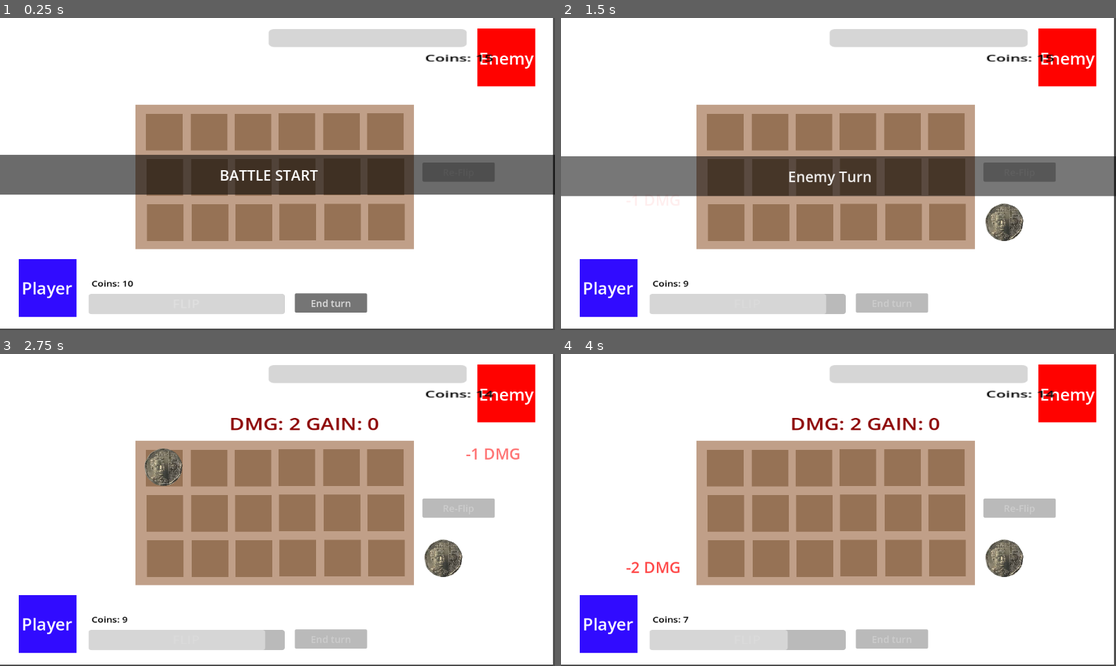
Above: before the commit, frames 1-4 (two rows, left to right).
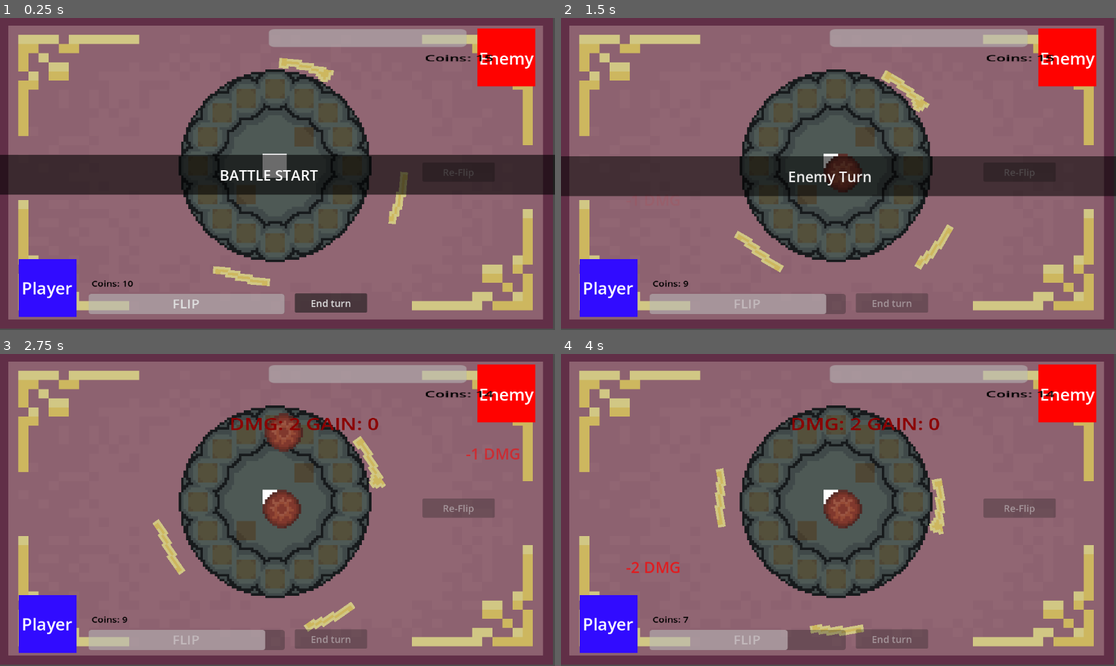
Above: after the commit, the same moments.

Repository: WebsterMiguelle/Arcoinium
Game: Godot game, scene res://Scene/main.tscn
Two runs of this game, one before a commit and one after it. Both use one fixed random seed, a clock stepped at 60 frames per second and the inputs below.
Inputs:
- Up to frame 1 (0.25 s): no input
- Up to frame 2 (1.5 s): click "FLIP" at 0.5 s; click "End turn" at 1.25 s
- Up to frame 3 (2.75 s): no input
- Up to frame 4 (4 s): no input

The runs differ from the first frame. In frame 1, 93% of the frame differs, in the area x 0-100%, y 0-100%; in frame 2, 94%; in frame 3, 95%; in frame 4, 95%.

Commit message:
added coin_deck and bronze coin variants
Realignment of coins, highly needed

Diff:
--- a/Scene/Coin Deck.tscn
+++ b/Scene/Coin Deck.tscn
@@ -1,151 +1,173 @@
 [gd_scene format=3 uid="uid://cjumn24wf84ma"]
 
 [ext_resource type="Script" uid="uid://oxp47e0yu1fa" path="res://Scene/coin_deck.gd" id="1_3w86l"]
+[ext_resource type="Texture2D" uid="uid://cna4umj0n4yt" path="res://Assets/Blocking coin deck1.png" id="2_oxihs"]
+[ext_resource type="Script" uid="uid://b7ncfdyhrt2rv" path="res://Scene/Texture_Rotation.gd" id="3_arh45"]
+[ext_resource type="Texture2D" uid="uid://ckfbltle48nyl" path="res://Assets/coincountindicator4.png" id="4_arh45"]
 
 [node name="CoinDeck" type="Node2D" unique_id=955153148]
 script = ExtResource("1_3w86l")
 
-[node name="Deck" type="ColorRect" parent="." unique_id=1507739441]
-offset_left = -289.0
-offset_top = -127.0
-offset_right = 289.0
-offset_bottom = 173.0
-color = Color(0.46666667, 0.19215687, 0, 0.46666667)
+[node name="Deck" type="TextureRect" parent="." unique_id=258019195]
+anchors_preset = 8
+anchor_left = 0.5
+anchor_top = 0.5
+anchor_right = 0.5
+anchor_bottom = 0.5
+offset_left = -199.00003
+offset_top = -200.00003
+offset_right = -119.00003
+offset_bottom = -120.00003
+grow_horizontal = 2
+grow_vertical = 2
+scale = Vector2(5, 5)
+texture = ExtResource("2_oxihs")
 
 [node name="Row 1" type="Node2D" parent="Deck" unique_id=262539302]
 
 [node name="1" type="ColorRect" parent="Deck/Row 1" unique_id=1352874866]
-offset_left = 22.0
-offset_top = 19.0
-offset_right = 98.0
-offset_bottom = 95.0
+offset_left = 36.400005
+offset_top = 3.8000062
+offset_right = 44.400005
+offset_bottom = 11.800006
 color = Color(0.31764707, 0.16078432, 0, 0.3764706)
 
 [node name="2" type="ColorRect" parent="Deck/Row 1" unique_id=1575373938]
-offset_left = 115.0
-offset_top = 19.0
-offset_right = 191.0
-offset_bottom = 95.0
+offset_left = 48.0
+offset_top = 8.0
+offset_right = 56.0
+offset_bottom = 16.0
 color = Color(0.31764707, 0.16078432, 0, 0.3764706)
 
 [node name="3" type="ColorRect" parent="Deck/Row 1" unique_id=108555166]
-offset_left = 206.0
-offset_top = 19.0
-offset_right = 282.0
-offset_bottom = 95.0
+offset_left = 36.0
+offset_top = 68.0
+offset_right = 44.0
+offset_bottom = 76.0
 color = Color(0.31764707, 0.16078432, 0, 0.3764706)
 
 [node name="4" type="ColorRect" parent="Deck/Row 1" unique_id=2034372317]
-offset_left = 297.0
-offset_top = 18.0
-offset_right = 373.0
-offset_bottom = 94.0
+offset_left = 24.0
+offset_top = 64.0
+offset_right = 32.0
+offset_bottom = 72.0
 color = Color(0.31764707, 0.16078432, 0, 0.3764706)
 
 [node name="5" type="ColorRect" parent="Deck/Row 1" unique_id=1633818957]
-offset_left = 390.0
-offset_top = 18.0
-offset_right = 466.0
-offset_bottom = 94.0
+offset_left = 68.0
+offset_top = 36.0
+offset_right = 76.0
+offset_bottom = 44.0
 color = Color(0.31764707, 0.16078432, 0, 0.3764706)
 
 [node name="6" type="ColorRect" parent="Deck/Row 1" unique_id=252150300]
-offset_left = 481.0
-offset_top = 18.0
-offset_right = 557.0
-offset_bottom = 94.0
+offset_left = 64.0
+offset_top = 48.0
+offset_right = 72.0
+offset_bottom = 56.0
 color = Color(0.31764707, 0.16078432, 0, 0.3764706)
 
 [node name="Row 2" type="Node2D" parent="Deck" unique_id=2080428165]
 
 [node name="7" type="ColorRect" parent="Deck/Row 2" unique_id=1629982485]
-offset_left = 23.0
-offset_top = 113.0
-offset_right = 99.0
-offset_bottom = 189.0
+offset_left = 4.0
+offset_top = 36.0
+offset_right = 12.0
+offset_bottom = 44.0
 color = Color(0.31764707, 0.16078432, 0, 0.3764706)
 
 [node name="8" type="ColorRect" parent="Deck/Row 2" unique_id=1673070020]
-offset_left = 116.0
-offset_top = 113.0
-offset_right = 192.0
-offset_bottom = 189.0
+offset_left = 8.0
+offset_top = 24.0
+offset_right = 16.0
+offset_bottom = 32.0
 color = Color(0.31764707, 0.16078432, 0, 0.3764706)
 
 [node name="9" type="ColorRect" parent="Deck/Row 2" unique_id=488802419]
-offset_left = 207.0
-offset_top = 113.0
-offset_right = 283.0
-offset_bottom = 189.0
+offset_left = 58.0
+offset_top = 14.0
+offset_right = 66.0
+offset_bottom = 22.0
 color = Color(0.31764707, 0.16078432, 0, 0.3764706)
 
 [node name="10" type="ColorRect" parent="Deck/Row 2" unique_id=355124109]
-offset_left = 298.0
-offset_top = 112.0
-offset_right = 374.0
-offset_bottom = 188.0
+offset_left = 64.0
+offset_top = 24.0
+offset_right = 72.0
+offset_bottom = 32.0
 color = Color(0.31764707, 0.16078432, 0, 0.3764706)
 
 [node name="11" type="ColorRect" parent="Deck/Row 2" unique_id=827670685]
-offset_left = 391.0
-offset_top = 112.0
-offset_right = 467.0
-offset_bottom = 188.0
+offset_left = 14.0
+offset_top = 58.0
+offset_right = 22.0
+offset_bottom = 66.0
 color = Color(0.31764707, 0.16078432, 0, 0.3764706)
 
 [node name="12" type="ColorRect" parent="Deck/Row 2" unique_id=2040889469]
-offset_left = 482.0
-offset_top = 112.0
-offset_right = 558.0
-offset_bottom = 188.0
+offset_left = 8.0
+offset_top = 48.0
+offset_right = 16.0
+offset_bottom = 56.0
 color = Color(0.31764707, 0.16078432, 0, 0.3764706)
 
 [node name="Row 3" type="Node2D" parent="Deck" unique_id=548289232]
 
 [node name="13" type="ColorRect" parent="Deck/Row 3" unique_id=1143932550]
-offset_left = 24.0
-offset_top = 207.0
-offset_right = 100.0
-offset_bottom = 283.0
+offset_left = 58.0
+offset_top = 58.0
+offset_right = 66.0
+offset_bottom = 66.0
 color = Color(0.31764707, 0.16078432, 0, 0.3764706)
 
 [node name="14" type="ColorRect" parent="Deck/Row 3" unique_id=144990765]
-offset_left = 117.0
-offset_top = 207.0
-offset_right = 193.0
-offset_bottom = 283.0
+offset_left = 48.0
+offset_top = 64.0
+offset_right = 56.0
+offset_bottom = 72.0
 color = Color(0.31764707, 0.16078432, 0, 0.3764706)
 
 [node name="15" type="ColorRect" parent="Deck/Row 3" unique_id=312138748]
-offset_left = 208.0
-offset_top = 207.0
-offset_right = 284.0
-offset_bottom = 283.0
+offset_left = 14.0
+offset_top = 14.0
+offset_right = 22.0
+offset_bottom = 22.0
 color = Color(0.31764707, 0.16078432, 0, 0.3764706)
 
 [node name="16" type="ColorRect" parent="Deck/Row 3" unique_id=36128810]
-offset_left = 299.0
-offset_top = 206.0
-offset_right = 375.0
-offset_bottom = 282.0
+offset_left = 24.0
+offset_top = 8.0
+offset_right = 32.0
+offset_bottom = 16.0
 color = Color(0.31764707, 0.16078432, 0, 0.3764706)
 
 [node name="17" type="ColorRect" parent="Deck/Row 3" unique_id=1555958709]
-offset_left = 392.0
-offset_top = 206.0
-offset_right = 468.0
-offset_bottom = 282.0
+offset_left = 24.0
+offset_top = 48.0
+offset_right = 32.0
+offset_bottom = 56.0
 color = Color(0.31764707, 0.16078432, 0, 0.3764706)
 
 [node name="18" type="ColorRect" parent="Deck/Row 3" unique_id=1511609577]
-offset_left = 483.0
-offset_top = 206.0
-offset_right = 559.0
-offset_bottom = 282.0
+offset_left = 48.0
+offset_top = 24.0
+offset_right = 56.0
+offset_bottom = 32.0
 color = Color(0.31764707, 0.16078432, 0, 0.3764706)
 
+[node name="Rotator" type="Node2D" parent="Deck" unique_id=112166558]
+position = Vector2(40, 40)
+script = ExtResource("3_arh45")
+
+[node name="Rotating_wheel" type="TextureRect" parent="Deck/Rotator" unique_id=1826816251]
+offset_left = -75.0
+offset_top = -75.0
+offset_right = 75.0
+offset_bottom = 75.0
+texture = ExtResource("4_arh45")
+
 [node name="CoinReserve" type="ColorRect" parent="." unique_id=264404005]
-offset_left = 310.0
-offset_top = 78.0
-offset_right = 387.0
-offset_bottom = 154.0
+offset_left = -25.0
+offset_top = -25.0
+offset_right = 25.0
+offset_bottom = 25.0
--- a/Scene/Coin.tscn
+++ b/Scene/Coin.tscn
@@ -1,13 +1,13 @@
 [gd_scene format=3 uid="uid://ddet242jm5v23"]
 
 [ext_resource type="Script" uid="uid://ctvgpe532fo2k" path="res://Scene/coin.gd" id="1_jea4o"]
-[ext_resource type="Texture2D" uid="uid://cl4b1uckq3lan" path="res://Assets/temp_coin.png" id="1_y73c7"]
+[ext_resource type="Texture2D" uid="uid://b26gbj0tgcnn" path="res://Assets/16bitcoins.png" id="2_jea4o"]
 [ext_resource type="Texture2D" uid="uid://vpn1ujp2hwiv" path="res://Assets/temp_gold_coin.png" id="3_hncfd"]
 [ext_resource type="Texture2D" uid="uid://cw7n1iex1t2b1" path="res://Assets/temp_silver_coin.png" id="4_36o68"]
 
-[sub_resource type="AtlasTexture" id="AtlasTexture_jea4o"]
-atlas = ExtResource("1_y73c7")
-region = Rect2(0, 0, 159, 158)
+[sub_resource type="AtlasTexture" id="AtlasTexture_hncfd"]
+atlas = ExtResource("2_jea4o")
+region = Rect2(0, 0, 16, 16)
 
 [sub_resource type="AtlasTexture" id="AtlasTexture_yekfk"]
 atlas = ExtResource("3_hncfd")
@@ -17,9 +17,9 @@
 atlas = ExtResource("4_36o68")
 region = Rect2(0, 0, 159, 159)
 
-[sub_resource type="AtlasTexture" id="AtlasTexture_byqvs"]
-atlas = ExtResource("1_y73c7")
-region = Rect2(159, 0, 159, 158)
+[sub_resource type="AtlasTexture" id="AtlasTexture_36o68"]
+atlas = ExtResource("2_jea4o")
+region = Rect2(16, 0, 16, 16)
 
 [sub_resource type="AtlasTexture" id="AtlasTexture_1owa6"]
 atlas = ExtResource("3_hncfd")
@@ -33,7 +33,7 @@
 animations = [{
 "frames": [{
 "duration": 1.0,
-"texture": SubResource("AtlasTexture_jea4o")
+"texture": SubResource("AtlasTexture_hncfd")
 }],
 "loop": true,
 "name": &"head",
@@ -57,7 +57,7 @@
 }, {
 "frames": [{
 "duration": 1.0,
-"texture": SubResource("AtlasTexture_byqvs")
+"texture": SubResource("AtlasTexture_36o68")
 }],
 "loop": true,
 "name": &"tail",
@@ -85,7 +85,7 @@
 
 [node name="AnimatedSprite2D" type="AnimatedSprite2D" parent="." unique_id=1217145718]
 texture_filter = 1
-position = Vector2(40, 39)
-scale = Vector2(0.5, 0.5)
+position = Vector2(40, 40.000004)
+scale = Vector2(5, 5)
 sprite_frames = SubResource("SpriteFrames_hncfd")
-animation = &"head"
+animation = &"tail"
--- /dev/null
+++ b/Scene/Texture_Rotation.gd
@@ -0,0 +1,12 @@
+extends Node2D
+
+
+# Called when the node enters the scene tree for the first time.
+func _ready() -> void:
+	pass # Replace with function body.
+
+
+# Called every frame. 'delta' is the elapsed time since the previous frame.
+func _process(delta: float) -> void:
+	rotation_degrees += 20 * delta
+	pass
--- a/Scene/coin_deck.gd
+++ b/Scene/coin_deck.gd
@@ -23,6 +23,7 @@
 @onready var _16: ColorRect = $"Deck/Row 3/16"
 @onready var _17: ColorRect = $"Deck/Row 3/17"
 @onready var _18: ColorRect = $"Deck/Row 3/18"
+@onready var texture_rect: TextureRect = $Deck/TextureRect
 
 @onready var coin_reserve: ColorRect = $CoinReserve
 
--- a/Scene/main.tscn
+++ b/Scene/main.tscn
@@ -2,6 +2,7 @@
 
 [ext_resource type="Script" uid="uid://qxyeds7oh4s7" path="res://Script/main.gd" id="1_h2yge"]
 [ext_resource type="Script" uid="uid://bunbms60cogmi" path="res://Script/player.gd" id="2_1bvp3"]
+[ext_resource type="Texture2D" uid="uid://bmkxblxwtg47d" path="res://Assets/Rug.png" id="2_3amdw"]
 [ext_resource type="Script" uid="uid://dedsjnmo4366e" path="res://Script/enemy.gd" id="3_lquwl"]
 [ext_resource type="PackedScene" uid="uid://cjumn24wf84ma" path="res://Scene/Coin Deck.tscn" id="4_2wwxx"]
 
@@ -15,7 +16,7 @@
 
 [sub_resource type="StyleBoxEmpty" id="StyleBoxEmpty_75buv"]
 
-[node name="Main" type="ColorRect" unique_id=926660681]
+[node name="Main" type="TextureRect" unique_id=1891652298]
 anchors_preset = 15
 anchor_right = 1.0
 anchor_bottom = 1.0
@@ -25,6 +26,7 @@
 offset_bottom = -3.0
 grow_horizontal = 2
 grow_vertical = 2
+texture = ExtResource("2_3amdw")
 script = ExtResource("1_h2yge")
 
 [node name="Player" type="Node2D" parent="." unique_id=1514396733]
--- a/Script/main.gd
+++ b/Script/main.gd
@@ -1,4 +1,4 @@
-extends ColorRect
+extends TextureRect
 
 enum Turn {
 	PLAYER,
--- a/project.godot
+++ b/project.godot
@@ -25,6 +25,8 @@
 
 [rendering]
 
+textures/canvas_textures/default_texture_filter=0
+textures/canvas_textures/default_texture_repeat=1
 rendering_device/driver.windows="d3d12"
 renderer/rendering_method="gl_compatibility"
 renderer/rendering_method.mobile="gl_compatibility"
Binary file added: Assets/16bitcoins.png
Not shown, added: Assets/16bitcoins.png.import
Binary file added: Assets/Blocking coin deck1.png
Not shown, added: Assets/Blocking coin deck1.png.import
Binary file added: Assets/Rug.png
Not shown, added: Assets/Rug.png.import
Binary file added: Assets/coincountindicator4.png
Not shown, added: Assets/coincountindicator4.png.import
Binary file added: Assets/coincountindicator9.png
Not shown, added: Assets/coincountindicator9.png.import
Not shown, added: Scene/Texture_Rotation.gd.uid
